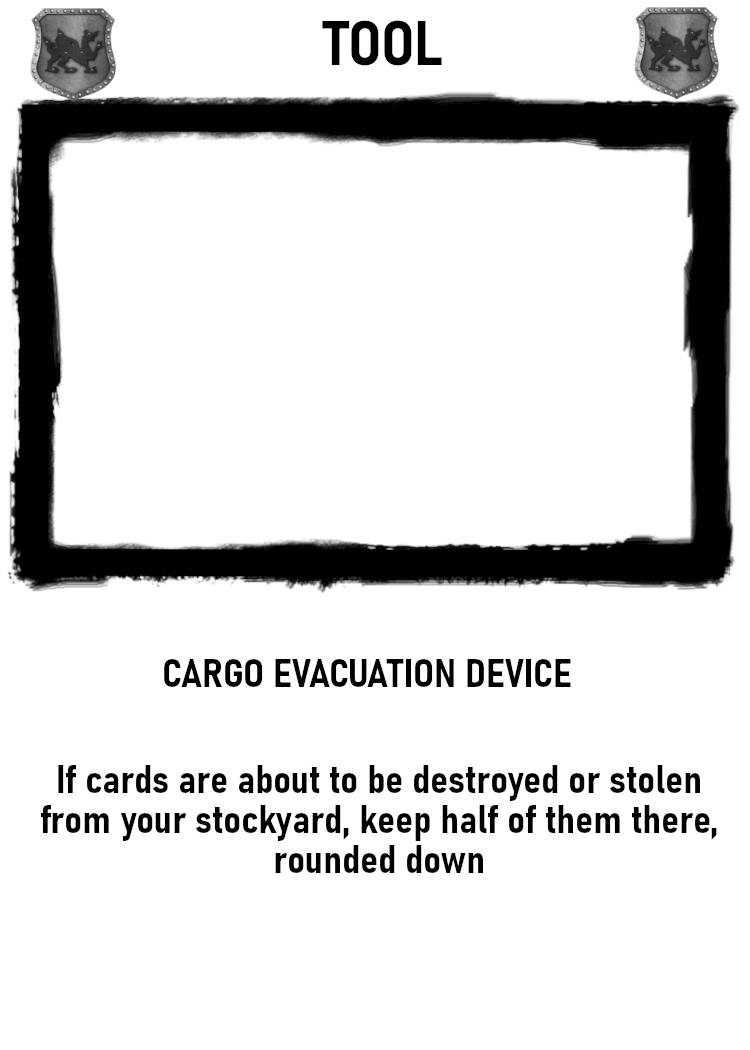
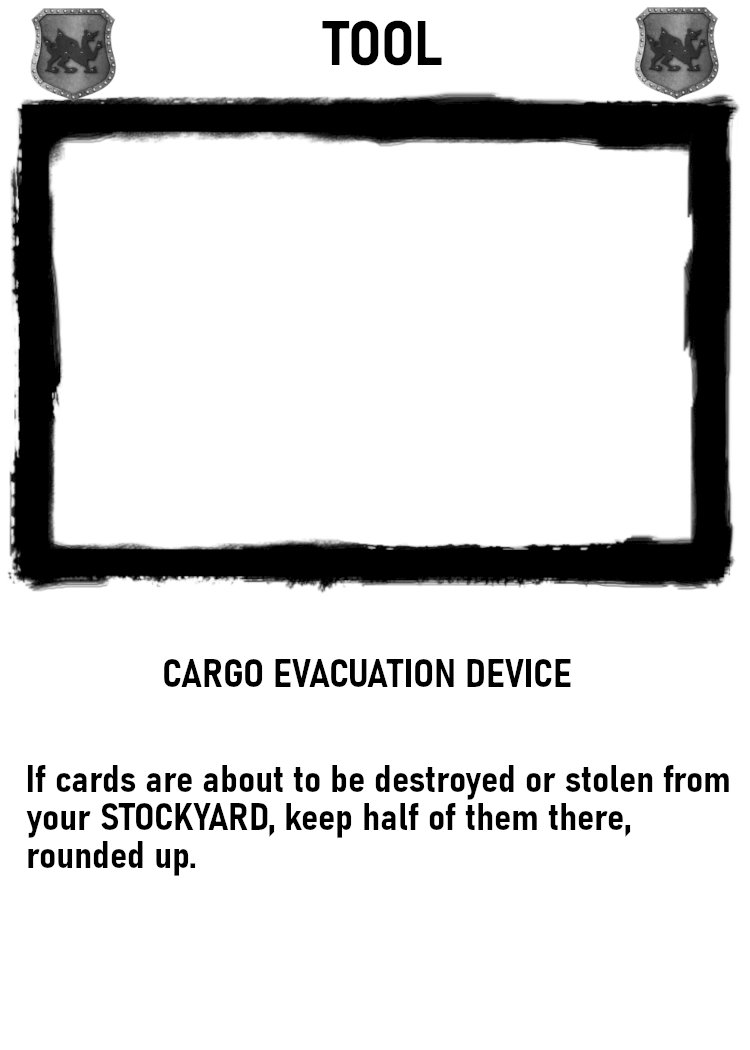
Layered file, before and after one edit (750 x 1050). Changes by layer:
painted on "Background" over [26, 765, 729, 876]
